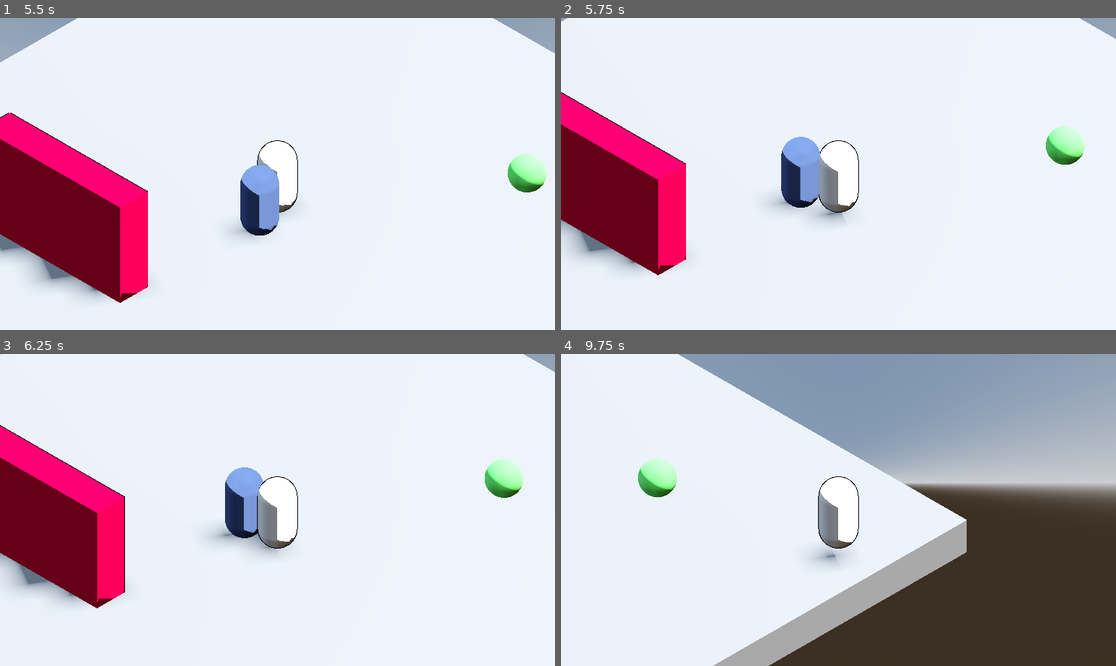
Above: before the commit, frames 1-4 (two rows, left to right).
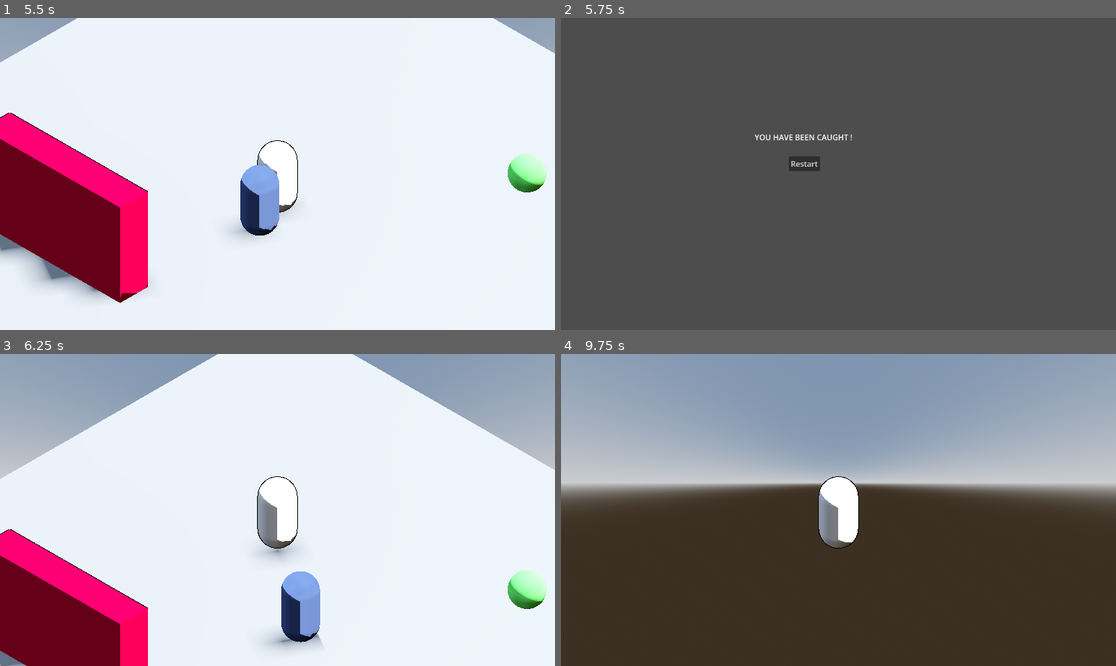
Above: after the commit, the same moments.

Repository: yashGhela/textmeback
Game: Godot game, scene res://levels/devlab.tscn
Same seed, same stepped clock (60 frames per second), same inputs: the game is played once before the commit and once after it. The project has no main scene, so this scene is started directly.
Inputs (mouse positions are in pixels of both pictures, inside the frame that each line leads up to):
- Up to frame 1 (5.5 s): tap Enter (ui_accept) at 0.5, 0.77, 1.52, 3.02, 3.77, 4.52 s; hold D (right) 0.53-1.28 s; hold E (interact) 0.53-1.28 s; hold S (back) 1.28-2.03 s; tap E (interact) at 1.35, 2.85, 4.35 s; hold D (right) 2.03-2.78 s; hold E (interact) 2.03-2.78 s; hold W (forward) 2.78-3.53 s; hold E (interact) 3.53-4.28 s; hold A (left) 3.53-5.03 s; hold S (back) from 5.03 s (still down); hold E (interact) from 5.03 s (still down)
- Up to frame 2 (5.75 s): keep holding S (back); keep holding E (interact)
- Up to frame 3 (6.25 s): release S (back) at 5.75 s; release E (interact) at 5.75 s; click (244, 500) at 5.75 s, where only the run after the commit has a clickable "Restart"
- Up to frame 4 (9.75 s): hold D (right) 6.53-7.28 s; tap E (interact) at 6.6, 8.1, 9.6 s; tap Enter (ui_accept) at 6.77, 7.52, 8.27 s; hold W (forward) 7.28-8.03 s; hold E (interact) 7.28-8.03 s; hold D (right) 8.03-8.78 s; hold S (back) 8.78-9.53 s; hold E (interact) 8.78-9.53 s; hold A (left) from 9.53 s (still down)

Frame 1 is identical in both runs. In frame 2, 100% of the frame differs, in the area x 0-100%, y 0-100%; in frame 3, 34%; in frame 4, 51%.
Error after the commit: Cannot call method 'change_scene_to_file' on a null value. (res://scripts/find.gd:5)

Commit message:
cooking the flow

Diff:
--- /dev/null
+++ b/game-elements/caught_screen.tscn
@@ -0,0 +1,30 @@
+[gd_scene format=3 uid="uid://y2t81fwvojvq"]
+
+[ext_resource type="Script" uid="uid://cgr1b31tskhnl" path="res://scripts/caught_screen.gd" id="1_taaat"]
+
+[node name="CaughtScreen" type="Control" unique_id=1357129286]
+layout_mode = 3
+anchors_preset = 15
+anchor_right = 1.0
+anchor_bottom = 1.0
+grow_horizontal = 2
+grow_vertical = 2
+script = ExtResource("1_taaat")
+
+[node name="Label" type="Label" parent="." unique_id=1790627313]
+layout_mode = 0
+offset_left = 402.0
+offset_top = 236.0
+offset_right = 660.0
+offset_bottom = 263.0
+text = "YOU HAVE BEEN CAUGHT !"
+
+[node name="Button" type="Button" parent="." unique_id=1358272910]
+layout_mode = 0
+offset_left = 473.0
+offset_top = 287.0
+offset_right = 538.0
+offset_bottom = 318.0
+text = "Restart"
+
+[connection signal="pressed" from="Button" to="." method="_on_button_pressed"]
--- /dev/null
+++ b/scripts/caught_screen.gd
@@ -0,0 +1,5 @@
+extends Control
+
+
+func _on_button_pressed() -> void:
+	get_tree().change_scene_to_file("res://levels/devlab.tscn") # Replace with function body.
--- a/scripts/chase.gd
+++ b/scripts/chase.gd
@@ -31,6 +31,10 @@
 		Transitioned.emit(self, "Scan")
 		return
 
+	if distance<1.0:
+		Transitioned.emit(self,"Find")
+		return
+
 	var direction = (player.global_position - boss.global_position).normalized()
 	direction.y = 0
 
--- a/scripts/find.gd
+++ b/scripts/find.gd
@@ -2,3 +2,4 @@
 
 func enter():
 	print("FOUND YOU BITCH!!!")
+	get_tree().change_scene_to_file("res://game-elements/caught_screen.tscn")
Not shown, added: scripts/caught_screen.gd.uid
